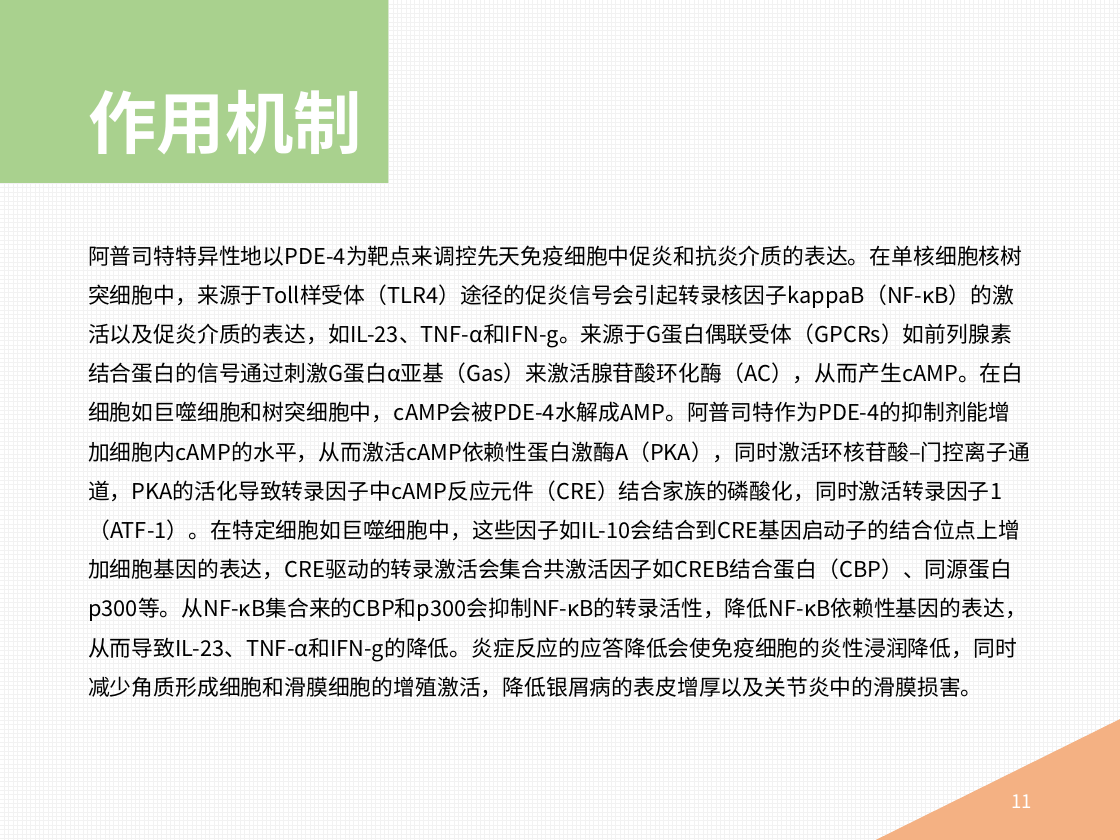
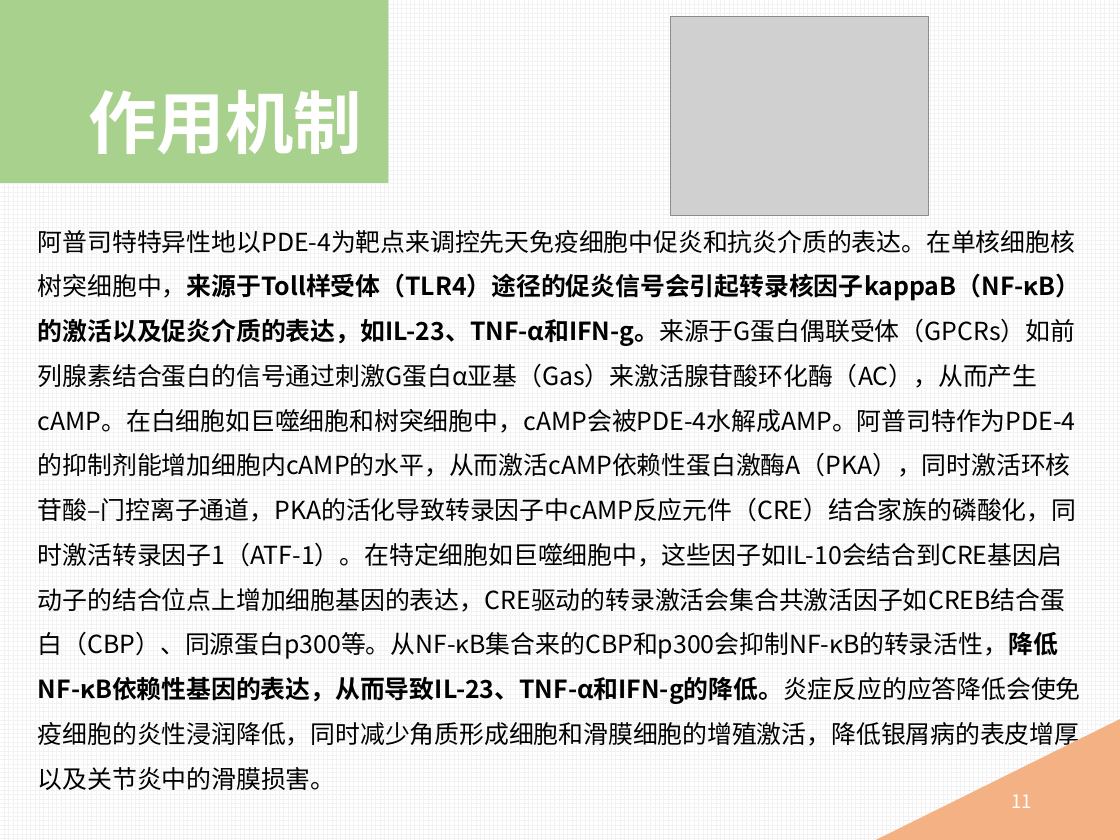
Before and after one commit to mingyong/Project-PDE, a slide deck: slide 11 of 磷酸二酯酶抑制剂.pptx. Drawn at 1120x840 pixels with LibreOffice and Linux fonts; fonts in the diff are those of the drawing; grey boxes stand for pictures. Boxes give left, top, right and bottom in pixels: in the first picture for what was removed or moved away, otherwise in the second. Text is boxed around its words. In the diff, an @@ line names an element or a change of style, - is before the commit and + after.

```diff
--- a/磷酸二酯酶抑制剂.pptx
+++ b/磷酸二酯酶抑制剂.pptx
@@ picture added at [671, 17, 928, 216] @@
@@ text "阿普司特特异性地以PDE-4为靶点来调控先天免疫细胞中促炎和抗炎介质的表达。在单核细胞核树突细胞中，来源于Toll样受体 ...": place and size @@
-text "阿普司特特异性地以PDE-4为靶点来调控先天免疫细胞中促炎和抗炎介质的表达。在单核细胞核树突细胞中，来源于Toll样受体 ..." at [88, 245, 1030, 697]
+text "阿普司特特异性地以PDE-4为靶点来调控先天免疫细胞中促炎和抗炎介质的表达。在单核细胞核树突细胞中，来源于Toll样受体 ..." at [38, 230, 1081, 790]
@@ text "阿普司特特异性地以PDE-4为靶点来调控先天免疫细胞中促炎和抗炎介质的表达。在单核细胞核树突细胞中，来源于Toll样受体 ..." at [38, 230, 1081, 790]: size 14 to 16 pt; bold on in "阿普司特特异性地以PDE-4为靶点来调控先天免疫细胞中促炎和抗炎介质的表达。在单核细胞核树突细胞中，来源于Toll样受体 ..." @@
```
Also in this commit, not shown: 10 other slides changed, 1 slide added.
